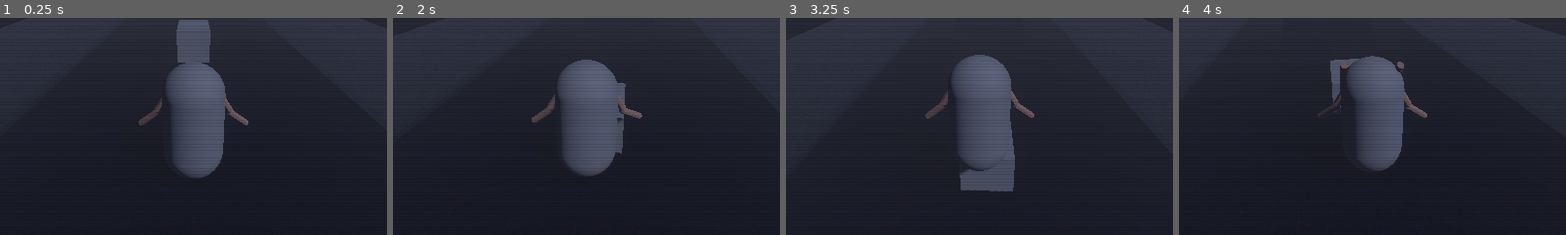
Above: before the commit, frames 1-4 (left to right).
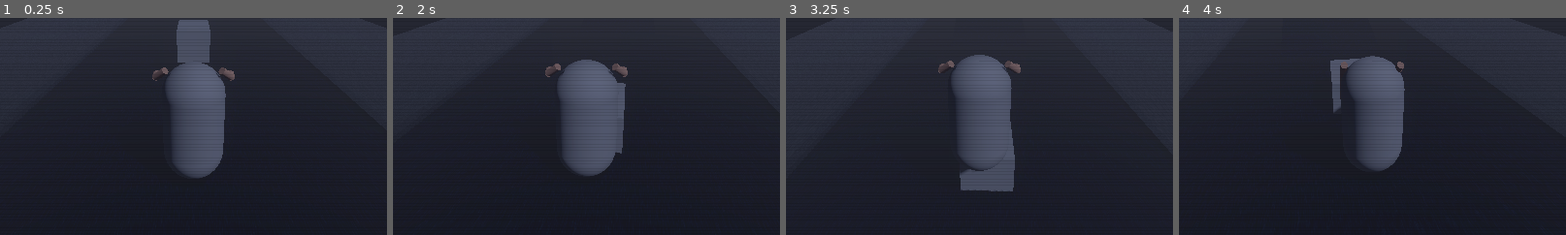
Above: after the commit, the same moments.

Repository: miles5g/paletero
Game: Godot game, scene res://world.tscn
Same seed, same stepped clock (60 frames per second), same inputs: the game is played once before the commit and once after it.
Inputs (mouse positions are % of the whole screen's width and height, from its top left):
- Up to frame 1 (0.25 s): no input
- Up to frame 2 (2 s): move the mouse to (55, 50) at 0.52 s; hold Ctrl (crouch) 0.53-1.28 s; hold W (move_forward) from 0.53 s (still down); click (55, 50) at 0.67 s; tap Space (jump) at 0.77, 1.52 s; move the mouse to (45, 50) at 1.27 s; tap E (interact) at 1.35 s
- Up to frame 3 (3.25 s): keep holding W (move_forward); move the mouse to (52, 48) at 2.02 s; hold Shift (sprint) 2.03-2.78 s; move the mouse to (49, 52) at 2.77 s; tap Ctrl (crouch) at 2.85 s; click (49, 52) at 2.92 s; tap Space (jump) at 3.02 s
- Up to frame 4 (4 s): keep holding W (move_forward); move the mouse to (57, 51) at 3.52 s; tap E (interact) at 3.6 s; tap Space (jump) at 3.77 s
The pictures show only the part of the screen within x 25-75%, y 40-90%; the shares and areas given below are measured in that part.

The runs differ from the first frame. In frame 1, 0.6% of the frame differs, in the area x 35-65%, y 22-50%; in frame 2, 0.7%, in the area x 35-65%, y 20-49%; in frame 3, 0.7%; in frame 4, 0.3%.

Commit message:
Reuse the existing cart-grab arm rig for free movement and punching.
Remove the separate third-person arm set and drive the original push-arm meshes for idle/walk/punch, while preserving cart-handle arm behavior when pushing.

Co-authored-by: Cursor <cursoragent@cursor.com>

Diff:
--- a/player.gd
+++ b/player.gd
@@ -53,12 +53,8 @@
 var _held_item: PhysicalItem = null
 var _held_item_prev_layer: int = 1
 var _held_item_prev_mask: int = 1
-var _tp_left_anchor: Node3D = null
-var _tp_right_anchor: Node3D = null
-var _tp_left_base_pos: Vector3 = Vector3.ZERO
-var _tp_right_base_pos: Vector3 = Vector3.ZERO
-var _tp_bob_time: float = 0.0
-var _tp_bob_weight: float = 0.0
+var _arm_anim_time: float = 0.0
+var _arm_anim_weight: float = 0.0
 var _left_punch_z: float = 0.0
 var _right_punch_z: float = 0.0
 var _left_punch_tw: Tween = null
@@ -80,91 +76,7 @@
 	if _collision_shape and _collision_shape.shape is CapsuleShape3D:
 		_capsule_shape = _collision_shape.shape
 		_stand_shape_height = _capsule_shape.height
-	_setup_third_person_arms()
-
-func _setup_third_person_arms() -> void:
-	if _camera == null:
-		return
-	_tp_left_anchor = get_node_or_null("LeftArmAnchor") as Node3D
-	if _tp_left_anchor == null:
-		_tp_left_anchor = Node3D.new()
-		_tp_left_anchor.name = "LeftArmAnchor"
-		add_child(_tp_left_anchor)
-	_tp_right_anchor = get_node_or_null("RightArmAnchor") as Node3D
-	if _tp_right_anchor == null:
-		_tp_right_anchor = Node3D.new()
-		_tp_right_anchor.name = "RightArmAnchor"
-		add_child(_tp_right_anchor)
-
-	# Shoulder-ish anchors in third-person space (relative to the player CharacterBody3D origin).
-	_tp_left_base_pos = Vector3(-0.42, 0.78, 0.12)
-	_tp_right_base_pos = Vector3(0.42, 0.78, 0.12)
-	_tp_left_anchor.position = _tp_left_base_pos
-	_tp_right_anchor.position = _tp_right_base_pos
-
-	_ensure_third_person_arm_mesh(_tp_left_anchor, "LeftArmMesh", -1.0)
-	_ensure_third_person_arm_mesh(_tp_right_anchor, "RightArmMesh", 1.0)
-
-func _ensure_third_person_arm_mesh(anchor: Node3D, mesh_name: String, side: float) -> void:
-	if anchor == null:
-		return
-	# Keep the original LeftArmMesh/RightArmMesh segment's placement,
-	# then extend it with a forearm that continues from the lower end.
-	var upper := anchor.get_node_or_null(mesh_name) as CSGCylinder3D
-	if upper == null:
-		upper = CSGCylinder3D.new()
-		upper.name = mesh_name
-		anchor.add_child(upper)
-
-	# Original-ish segment sizing (this is what you previously perceived as the "real" arm).
-	upper.radius = 0.06
-	upper.height = 0.62
-	upper.sides = 8
-	upper.smooth_faces = false
-	upper.position = Vector3(0.0, -0.28, 0.0)
-	upper.rotation_degrees = Vector3(16.0, 0.0, 28.0 * side)
-	upper.material = StandardMaterial3D.new()
-	var upper_mat := upper.material as StandardMaterial3D
-	if upper_mat != null:
-		upper_mat.albedo_color = Color(0.72, 0.54, 0.44)
-		upper_mat.roughness = 0.92
-
-	# Forearm segment starts from the actual upper-arm tip by parenting elbow to upper.
-	var elbow_name := "%sElbow" % mesh_name
-	var elbow := upper.get_node_or_null(elbow_name) as Node3D
-	if elbow == null:
-		var old_elbow := anchor.get_node_or_null(elbow_name) as Node3D
-		if old_elbow != null:
-			elbow = old_elbow
-			elbow.reparent(upper)
-		else:
-			elbow = Node3D.new()
-			elbow.name = elbow_name
-			upper.add_child(elbow)
-	elbow.position = Vector3(0.0, -upper.height * 0.5, 0.0)
-	elbow.rotation_degrees = Vector3.ZERO
-
-	var forearm_name := "%sForearm" % mesh_name
-	var forearm := elbow.get_node_or_null(forearm_name) as CSGCylinder3D
-	if forearm == null:
-		forearm = CSGCylinder3D.new()
-		forearm.name = forearm_name
-		elbow.add_child(forearm)
-
-	# Extra length beyond the original arm.
-	var forearm_height := 0.52
-	forearm.radius = 0.055
-	forearm.height = forearm_height
-	forearm.sides = 8
-	forearm.smooth_faces = false
-	# Cylinder is centered, so center it halfway down from the elbow pivot.
-	forearm.position = Vector3(0.0, -forearm_height * 0.5, 0.0)
-	forearm.rotation_degrees = Vector3(0.0, 0.0, 0.0)
-	forearm.material = StandardMaterial3D.new()
-	var forearm_mat := forearm.material as StandardMaterial3D
-	if forearm_mat != null:
-		forearm_mat.albedo_color = Color(0.72, 0.54, 0.44)
-		forearm_mat.roughness = 0.92
+	_create_push_arms()
 
 func _unhandled_input(event: InputEvent) -> void:
 	if event.is_action_pressed("ui_cancel"):
@@ -228,7 +140,7 @@
 		velocity.z = move_toward(velocity.z, 0, move_speed)
 
 	move_and_slide()
-	_update_third_person_arms(delta, input_dir.length() > 0.01 and is_on_floor())
+	_update_free_arms_visual(delta, input_dir.length() > 0.01 and is_on_floor())
 	_update_held_item_transform()
 
 	if is_pushing and current_cart != null:
@@ -244,40 +156,37 @@
 			var force_dir = -collision.get_normal()
 			body.apply_central_impulse(force_dir * velocity.length() * push_force)
 
-func _update_third_person_arms(delta: float, moving: bool) -> void:
-	if _tp_left_anchor == null or _tp_right_anchor == null:
+func _update_free_arms_visual(delta: float, moving: bool) -> void:
+	if _push_arm_l == null or _push_arm_r == null or _push_forearm_l == null or _push_forearm_r == null:
 		return
 	var target_weight := 1.0 if moving else 0.0
-	_tp_bob_weight = lerpf(_tp_bob_weight, target_weight, minf(1.0, delta * 8.0))
-	_tp_bob_time += delta * (8.6 + velocity.length() * 0.5)
-	var bob_y := sin(_tp_bob_time) * 0.02 * _tp_bob_weight
-	_tp_left_anchor.position = _tp_left_base_pos + Vector3(0.0, bob_y, _left_punch_z)
-	_tp_right_anchor.position = _tp_right_base_pos + Vector3(0.0, bob_y, _right_punch_z)
+	_arm_anim_weight = lerpf(_arm_anim_weight, target_weight, minf(1.0, delta * 8.0))
+	_arm_anim_time += delta * (8.6 + velocity.length() * 0.5)
+	var bob_y := sin(_arm_anim_time) * 0.05 * _arm_anim_weight
+	var b := global_transform.basis
+	var fwd := -b.z
+	fwd.y = 0.0
+	if fwd.length_squared() < 1e-6:
+		fwd = Vector3.FORWARD
+	fwd = fwd.normalized()
+	var right := b.x
+	right.y = 0.0
+	if right.length_squared() < 1e-6:
+		right = Vector3.RIGHT
+	right = right.normalized()
+	var up := b.y.normalized()
+	var left_shoulder := global_position + b * Vector3(-0.42, 0.92 + bob_y, 0.08)
+	var right_shoulder := global_position + b * Vector3(0.42, 0.92 + bob_y, 0.08)
 	var left_punch_amt := clampf(-_left_punch_z / 0.19, 0.0, 1.0)
 	var right_punch_amt := clampf(-_right_punch_z / 0.19, 0.0, 1.0)
-	_update_arm_joint_chain(_tp_left_anchor, "LeftArmMesh", -1.0, left_punch_amt)
-	_update_arm_joint_chain(_tp_right_anchor, "RightArmMesh", 1.0, right_punch_amt)
-
-func _update_arm_joint_chain(anchor: Node3D, mesh_name: String, side: float, punch_amt: float) -> void:
-	if anchor == null:
-		return
-	var upper := anchor.get_node_or_null(mesh_name) as CSGCylinder3D
-	if upper == null:
-		return
-	var elbow := upper.get_node_or_null("%sElbow" % mesh_name) as Node3D
-	if elbow == null:
-		return
-	var forearm := elbow.get_node_or_null("%sForearm" % mesh_name) as CSGCylinder3D
-	if forearm == null:
-		return
-	# Walking bend: subtle rhythm. Punch bend: stronger forward snap.
-	var walk_wave := sin(_tp_bob_time + (0.7 * side)) * _tp_bob_weight
-	var elbow_pitch := 8.0 + walk_wave * 6.0 + punch_amt * 28.0
-	var elbow_roll := side * (8.0 + walk_wave * 3.0 - punch_amt * 2.0)
-	elbow.rotation_degrees = Vector3(elbow_pitch, 0.0, elbow_roll)
-	var forearm_pitch := 4.0 + walk_wave * 5.0 + punch_amt * 24.0
-	var forearm_roll := side * (4.0 + walk_wave * 2.0)
-	forearm.rotation_degrees = Vector3(forearm_pitch, 0.0, forearm_roll)
+	var left_hand := left_shoulder + fwd * (0.34 + left_punch_amt * 0.28) + right * -0.18 + up * -0.19
+	var right_hand := right_shoulder + fwd * (0.34 + right_punch_amt * 0.28) + right * 0.18 + up * -0.19
+	var left_elbow := _arm_elbow_target(left_shoulder, left_hand, -1.0)
+	var right_elbow := _arm_elbow_target(right_shoulder, right_hand, 1.0)
+	_stretch_arm_between(_push_arm_l, left_shoulder, left_elbow)
+	_stretch_arm_between(_push_forearm_l, left_elbow, left_hand)
+	_stretch_arm_between(_push_arm_r, right_shoulder, right_elbow)
+	_stretch_arm_between(_push_forearm_r, right_elbow, right_hand)
 
 func _hands_empty_for_punch() -> bool:
 	# Gameplay truth: we only have one physical held item, so “hands empty” == no held item.
@@ -550,7 +459,8 @@
 	cart.freeze = false
 	cart.sleeping = false
 	cart.can_sleep = false
-	_create_push_arms()
+	if _push_arm_l == null or _push_arm_r == null or _push_forearm_l == null or _push_forearm_r == null:
+		_create_push_arms()
 
 func _new_push_arm_mesh(arm_name: String) -> MeshInstance3D:
 	var mi := MeshInstance3D.new()
@@ -700,7 +610,6 @@
 	)
 
 func _detach_from_cart() -> void:
-	_destroy_push_arms()
 	var cart := current_cart
 	if cart != null:
 		cart.can_sleep = true
@@ -714,6 +623,7 @@
 
 func _exit_tree() -> void:
 	_detach_from_cart()
+	_destroy_push_arms()
 
 
 func _inventory_menu_panel() -> Panel:
